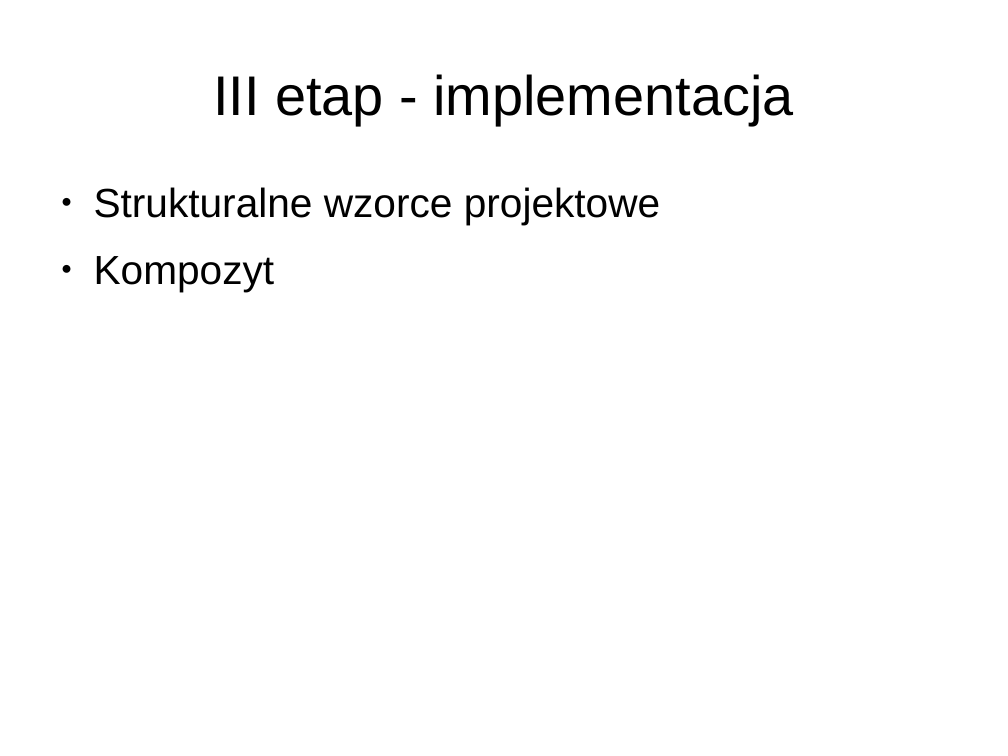
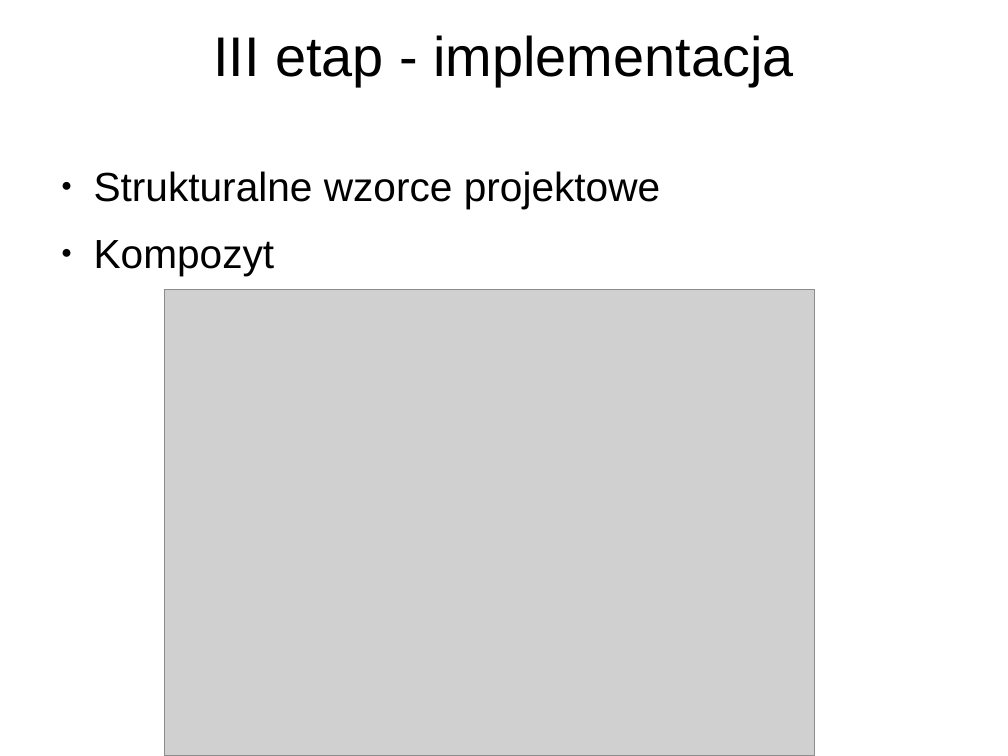
Before and after one commit to ZUTIO/IO, a slide deck: slide 13 of IO - prezentacja.odp. Drawn at 1008x756 pixels with LibreOffice and Linux fonts; fonts in the diff are those of the drawing; grey boxes stand for pictures; background and template pictures are left out. Boxes give left, top, right and bottom in pixels: in the first picture for what was removed or moved away, otherwise in the second. Text is boxed around its words. In the diff, an @@ line names an element or a change of style, - is before the commit and + after.

```diff
--- a/IO - prezentacja.odp
+++ b/IO - prezentacja.odp
@@ title "III etap - implementacja": place and size @@
-title "III etap - implementacja" at (213,74,793,125)
+title "III etap - implementacja" at (213,35,793,86)
@@ text "Strukturalne wzorce projektowe": place and size @@
-text "Strukturalne wzorce projektowe" at (94,187,660,292)
+text "Strukturalne wzorce projektowe" at (94,171,660,275)
@@ picture added at (165,289,815,756) @@
```
Also in this commit, not shown: 14 other slides changed, 2 slides added, 21 other files.
